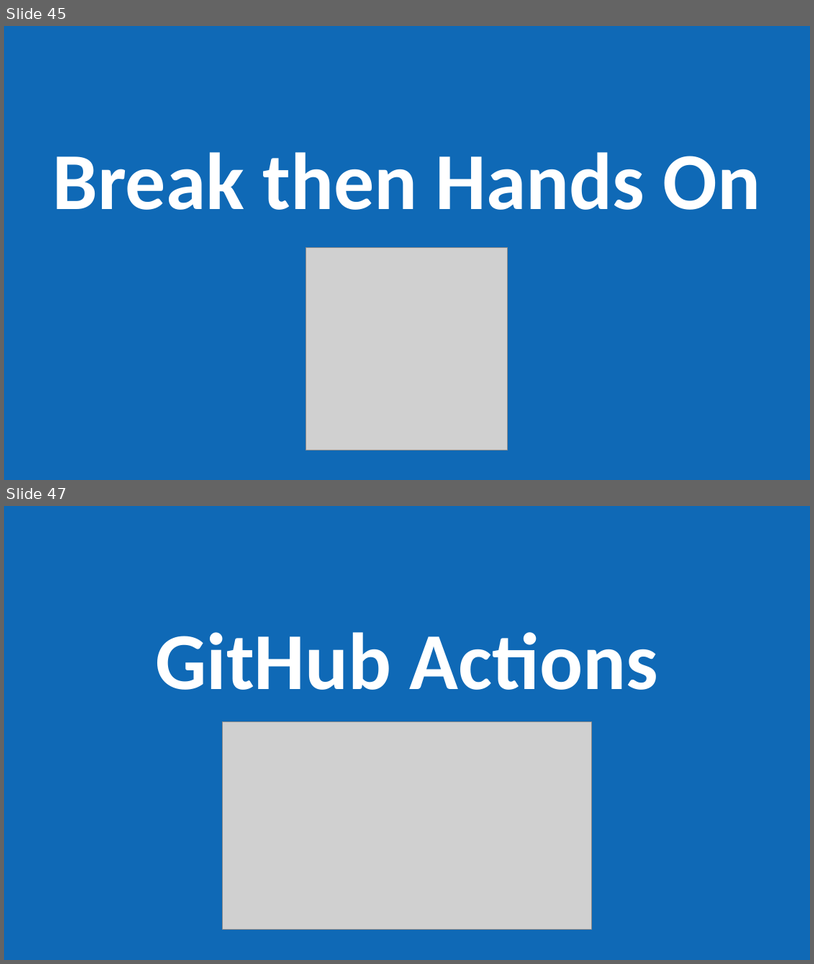
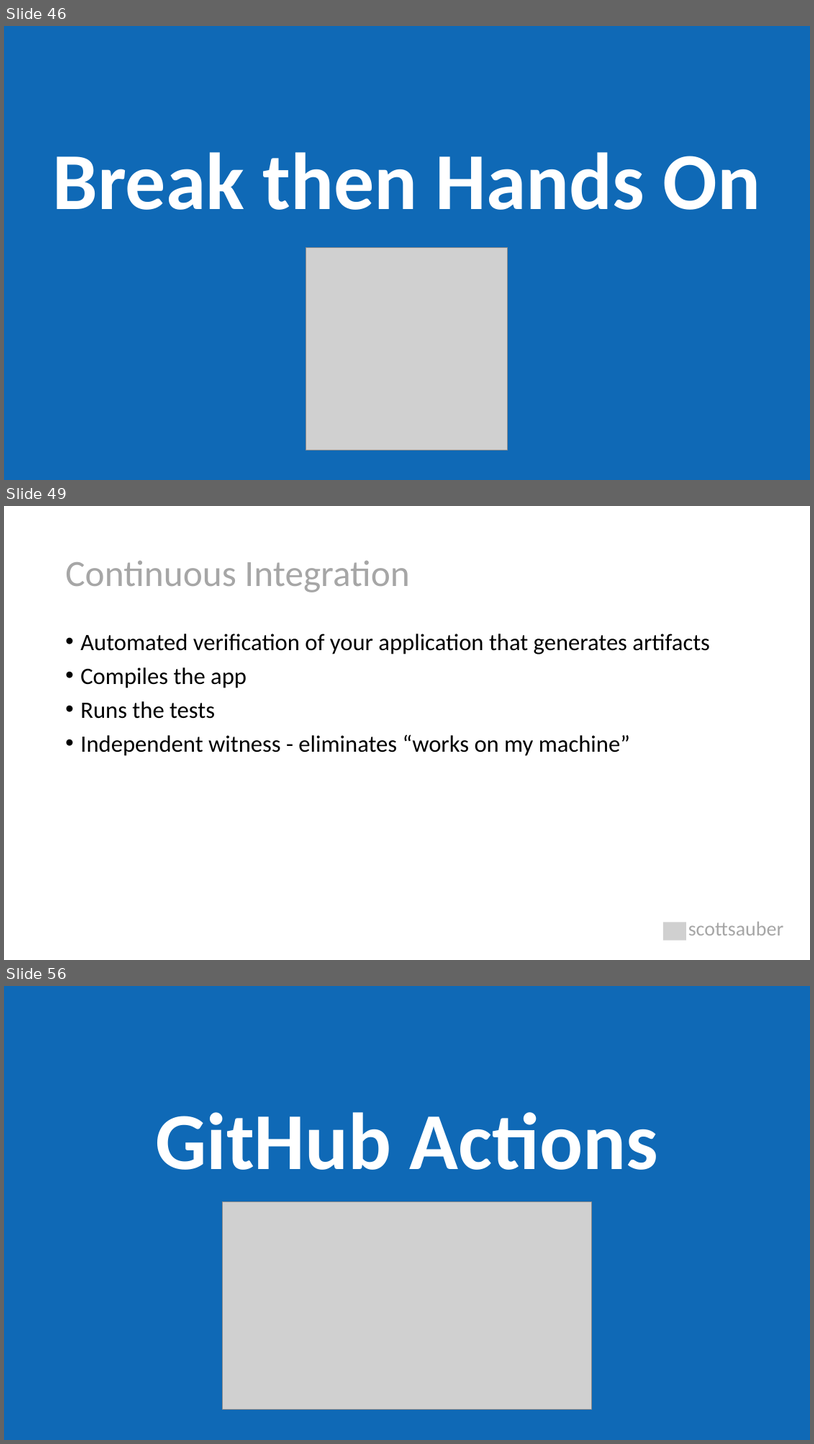
Before and after one commit to scottsauber/workshop-dotnet-azure-github-bicep, a slide deck: AzureDotNetBicep-Workshop.pptx. Shown one above the other, each under a label of ours: slides 45 and 47 before the commit, slides 46, 49 and 56 after it; the slides between them are not shown. The pictures are 814x964 and 814x1444 pixels, drawn with LibreOffice and Linux fonts; fonts in the diff are those of the drawing; grey boxes stand for pictures. Boxes give left, top, right and bottom in pixels: in the first picture for what was removed or moved away, otherwise in the second. Text is boxed around its words. In the diff, an @@ line names an element or a change of style, - is before the commit and + after.

```diff
--- a/AzureDotNetBicep-Workshop.pptx
+++ b/AzureDotNetBicep-Workshop.pptx
@@ slide 49 added at [4, 506, 810, 960], background #FFFFFF @@
@@ title added at [65, 561, 409, 592], 44 pt, text #A6A6A6 @@
+Continuous Integration
@@ text added at [80, 633, 710, 756], 28 pt, text #000000 @@
+• Automated verification of your application that generates artifacts
+• Compiles the app
+• Runs the tests
+• Independent witness - eliminates “works on my machine”
@@ picture added at [664, 921, 687, 939] @@
@@ text added at [689, 921, 784, 935], 24 pt, text #A6A6A6 @@
+scottsauber
@@ what was slide 45 is now slide 46 @@
@@ what was slide 47 is now slide 56 @@
```
Also in this commit, not shown: 8 slides changed, 14 other slides added, 1 other file.
